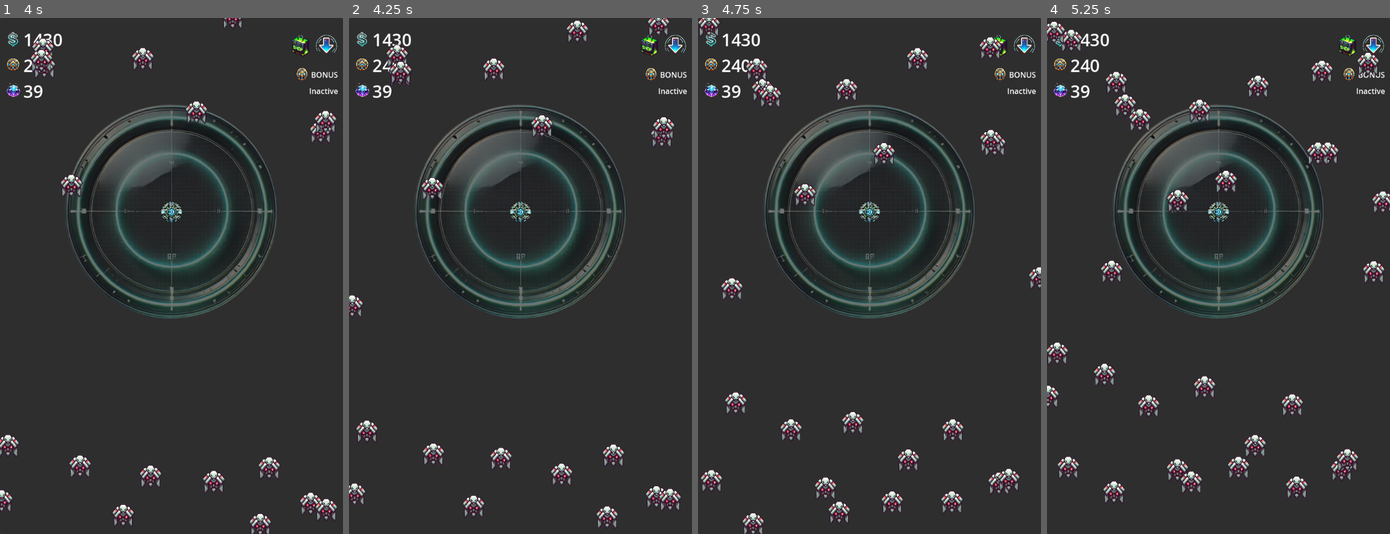
Above: before the commit, frames 1-4 (left to right).
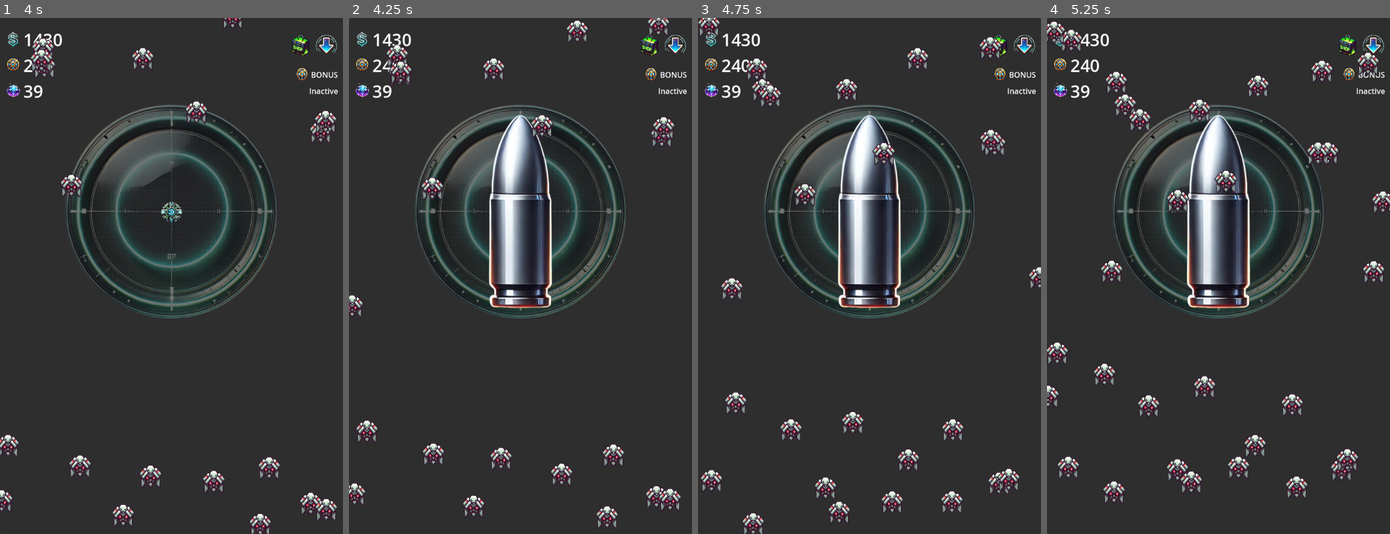
Above: after the commit, the same moments.

Repository: ascyrax/circle-defence
Game: Godot game, scene res://main.tscn
Two runs of this game, one before a commit and one after it. Both use one fixed random seed, a clock stepped at 60 frames per second and the inputs below.
Inputs (mouse positions are in pixels of both pictures, inside the frame that each line leads up to):
- Up to frame 1 (4 s): click (54, 353) at 0.5 s; click (284, 353) at 1.25 s; click "BATTLE" at 2 s
- Up to frame 2 (4.25 s): no input
- Up to frame 3 (4.75 s): no input
- Up to frame 4 (5.25 s): no input

Frame 1 is identical in both runs. In frame 2, 4.6% of the frame differs, in the area x 40-60%, y 18-57%; in frame 3, 4.5%; in frame 4, 4.5%.

Commit message:
added bullet scene + bullet on enemies in range

Diff:
--- a/shoot.gd
+++ b/bullet.gd
@@ -1,4 +1,4 @@
-extends Area2D
+extends Node2D
 
 
 # Called when the node enters the scene tree for the first time.
--- /dev/null
+++ b/bullet.tscn
@@ -0,0 +1,19 @@
+[gd_scene load_steps=4 format=3 uid="uid://qfkg4v630ija"]
+
+[ext_resource type="Script" path="res://bullet.gd" id="1_cuktq"]
+[ext_resource type="Texture2D" uid="uid://qdggs0s1cf3n" path="res://art/bullet/bullet01NoBg.png" id="1_heisd"]
+
+[sub_resource type="CapsuleShape2D" id="CapsuleShape2D_nx1v1"]
+radius = 64.0
+height = 402.0
+
+[node name="Bullet" type="Node2D"]
+script = ExtResource("1_cuktq")
+
+[node name="Sprite2D" type="Sprite2D" parent="."]
+texture = ExtResource("1_heisd")
+
+[node name="Area2D" type="Area2D" parent="."]
+
+[node name="CollisionShape2D" type="CollisionShape2D" parent="Area2D"]
+shape = SubResource("CapsuleShape2D_nx1v1")
--- a/gamePlay.gd
+++ b/gamePlay.gd
@@ -32,6 +32,8 @@
 	var correctScaleX = (shooterRange.radius *2.0) / (rangeSprite.texture.get_width() * 1.0)
 	var correctScaleY = (shooterRange.radius *2.0) / (rangeSprite.texture.get_height() * 1.0)
 	rangeSprite.scale = Vector2(correctScaleX, correctScaleY)
+	#print(rangeSprite.texture.get_size())
+	#print(shooterRange.radius)
 
 # Called every frame. 'delta' is the elapsed time since the previous frame.
 func _process(delta: float) -> void:
@@ -45,10 +47,6 @@
 	enemySpawnTimer.one_shot= false
 	enemySpawnTimer.connect("timeout", _spawn_enemy)
 	enemySpawnTimer.start()
-
-	# make the enemies move towards the shooterGlobalPosition
-	# do this in _process
-
 
 func _spawn_enemy():
 	var newEnemy = enemyScene.instantiate() as Node2D
--- /dev/null
+++ b/shooter.gd
@@ -0,0 +1,30 @@
+extends Node2D
+
+@export var bulletScene: PackedScene
+var enemiesInRange: Array
+var attackRate: float = 1.0
+
+# Called when the node enters the scene tree for the first time.
+func _ready() -> void:
+	call_deferred("_add_bullet_timer")
+
+# Called every frame. 'delta' is the elapsed time since the previous frame.
+func _process(delta: float) -> void:
+	pass
+
+func _add_bullet_timer():
+	var bulletSpawnTimer = Timer.new()
+	add_child(bulletSpawnTimer)
+	bulletSpawnTimer.wait_time = 1.0 / attackRate
+	bulletSpawnTimer.one_shot = false
+	bulletSpawnTimer.connect("timeout", _spawn_bullet)
+	bulletSpawnTimer.start()
+
+func _enemy_in_shooting_radius(area: Area2D) -> void:
+	enemiesInRange.append(area)
+
+func _spawn_bullet():
+	# do this only if an enemy exist within the range
+	if(enemiesInRange.size()):
+		var bullet = bulletScene.instantiate()
+		add_child(bullet)
--- a/shooter.tscn
+++ b/shooter.tscn
@@ -1,19 +1,21 @@
-[gd_scene load_steps=5 format=3 uid="uid://q5m10htms63w"]
+[gd_scene load_steps=6 format=3 uid="uid://q5m10htms63w"]
 
+[ext_resource type="Script" path="res://shooter.gd" id="1_kjh1t"]
 [ext_resource type="Texture2D" uid="uid://m1s5ocyg0hwr" path="res://art/centralShooterNoBg.png" id="1_swfug"]
-[ext_resource type="Script" path="res://shoot.gd" id="2_k8otb"]
+[ext_resource type="PackedScene" uid="uid://qfkg4v630ija" path="res://bullet.tscn" id="2_8l2if"]
 [ext_resource type="Texture2D" uid="uid://b5mxrs4ae0qfy" path="res://art/attackRangeNoBg.png" id="2_kv71a"]
 
 [sub_resource type="CircleShape2D" id="CircleShape2D_ng7lw"]
 radius = 225.0
 
 [node name="Shooter" type="Node2D"]
+script = ExtResource("1_kjh1t")
+bulletScene = ExtResource("2_8l2if")
 
 [node name="Sprite2D" type="Sprite2D" parent="."]
 texture = ExtResource("1_swfug")
 
 [node name="Area2D" type="Area2D" parent="."]
-script = ExtResource("2_k8otb")
 
 [node name="CollisionShape2D" type="CollisionShape2D" parent="Area2D"]
 shape = SubResource("CircleShape2D_ng7lw")
@@ -21,3 +23,5 @@
 [node name="Sprite2D" type="Sprite2D" parent="Area2D"]
 z_index = -1
 texture = ExtResource("2_kv71a")
+
+[connection signal="area_entered" from="Area2D" to="." method="_enemy_in_shooting_radius"]
Binary file added: art/bullet/DALL·E 2024-12-16 19.11.02 - A sleek and minimalistic 2D bullet design for a game, with a metallic body and a glowing tip, suitable for a shooter game. The style is clean and mode.webp
Not shown, added: art/bullet/DALL·E 2024-12-16 19.11.02 - A sleek and minimalistic 2D bullet design for a game, with a metallic body and a glowing tip, suitable for a shooter game. The style is clean and mode.webp.imp…
Binary file added: art/bullet/bullet01.png
Not shown, added: art/bullet/bullet01.png.import
Binary file added: art/bullet/bullet01NoBg.png
Not shown, added: art/bullet/bullet01NoBg.png.import
